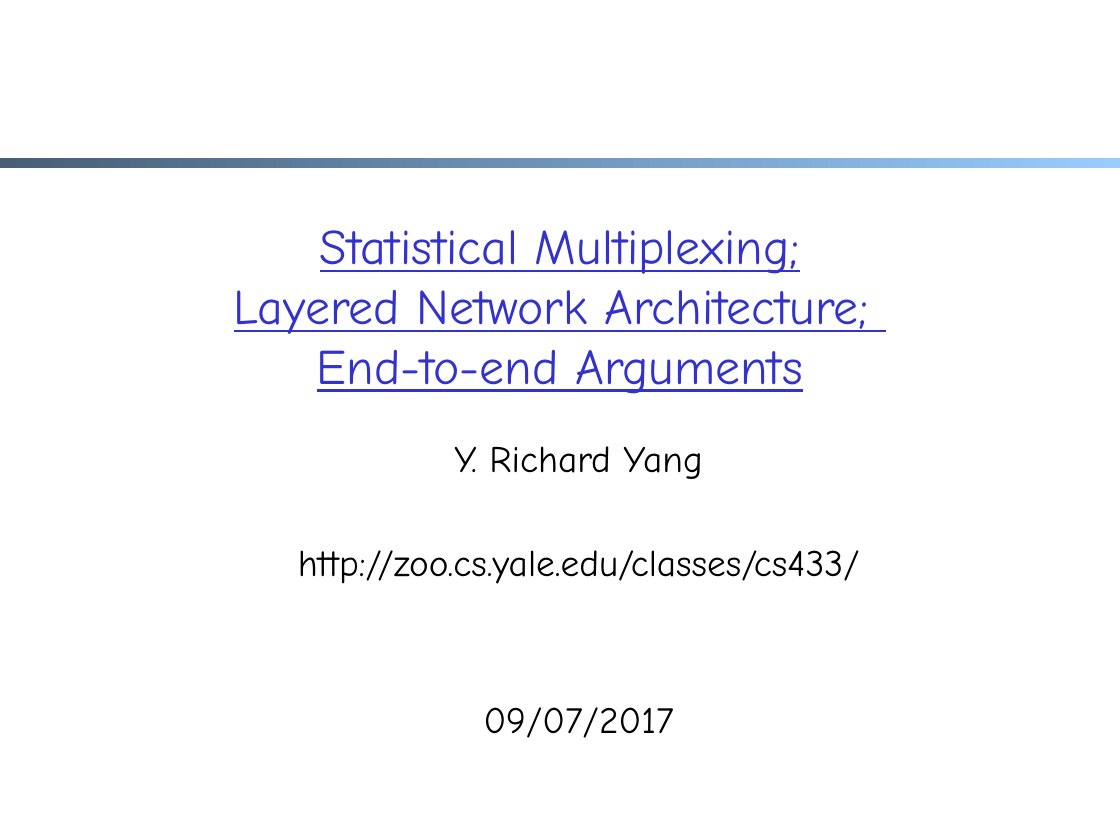
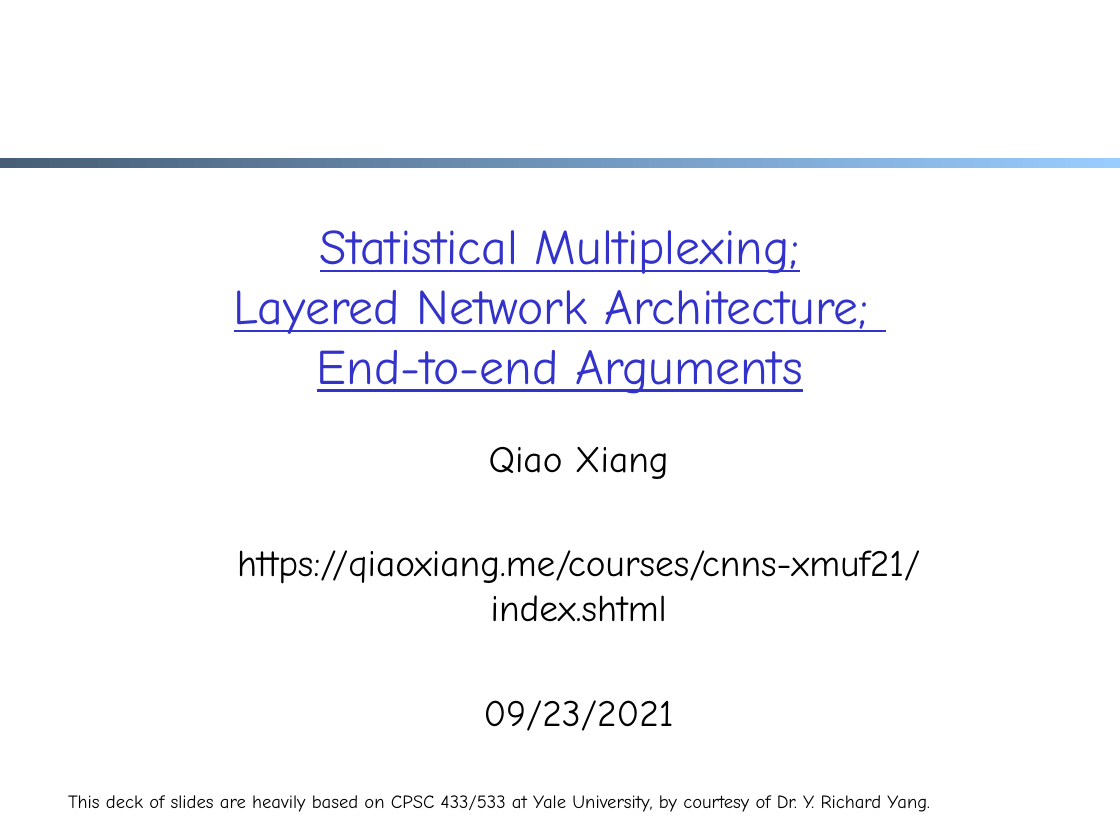
Before and after one commit to xiangq27/xiangq27.github.io, a slide deck: slide 1 of courses/cnns-xmuf21/files/lectures/architecture.pptx. Drawn at 1120x840 pixels with LibreOffice and Linux fonts; fonts in the diff are those of the drawing. Boxes give left, top, right and bottom in pixels: in the first picture for what was removed or moved away, otherwise in the second. Text is boxed around its words. In the diff, an @@ line names an element or a change of style, - is before the commit and + after.

Commit message:
slides and assignment for sept. 24 class

```diff
--- a/courses/cnns-xmuf21/files/lectures/architecture.pptx
+++ b/courses/cnns-xmuf21/files/lectures/architecture.pptx
@@ subtitle at bbox=[237, 447, 920, 731]: text changed @@
-Y. Richard Yang
-http://zoo.cs.yale.edu/classes/cs433/
-09/07/2017
+Qiao Xiang
+https://qiaoxiang.me/courses/cnns-xmuf21/index.shtml
+09/23/2021
@@ text added at bbox=[68, 795, 930, 812], 12 pt, text #000000 @@
+This deck of slides are heavily based on CPSC 433/533 at Yale University, by courtesy of Dr. Y. Richard Yang.
```
Also in this commit, not shown: 34 other slides changed, 28 slides added, 4 other files.
